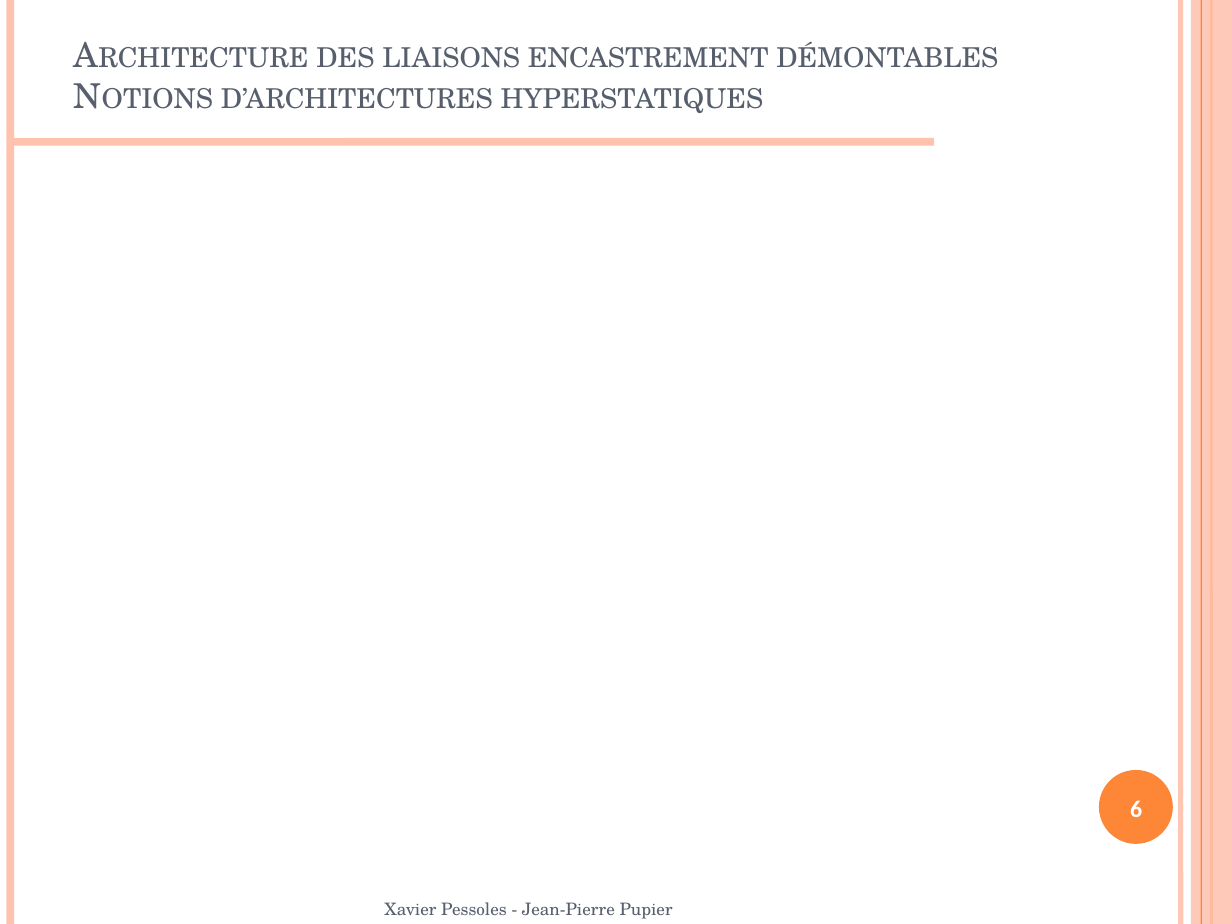
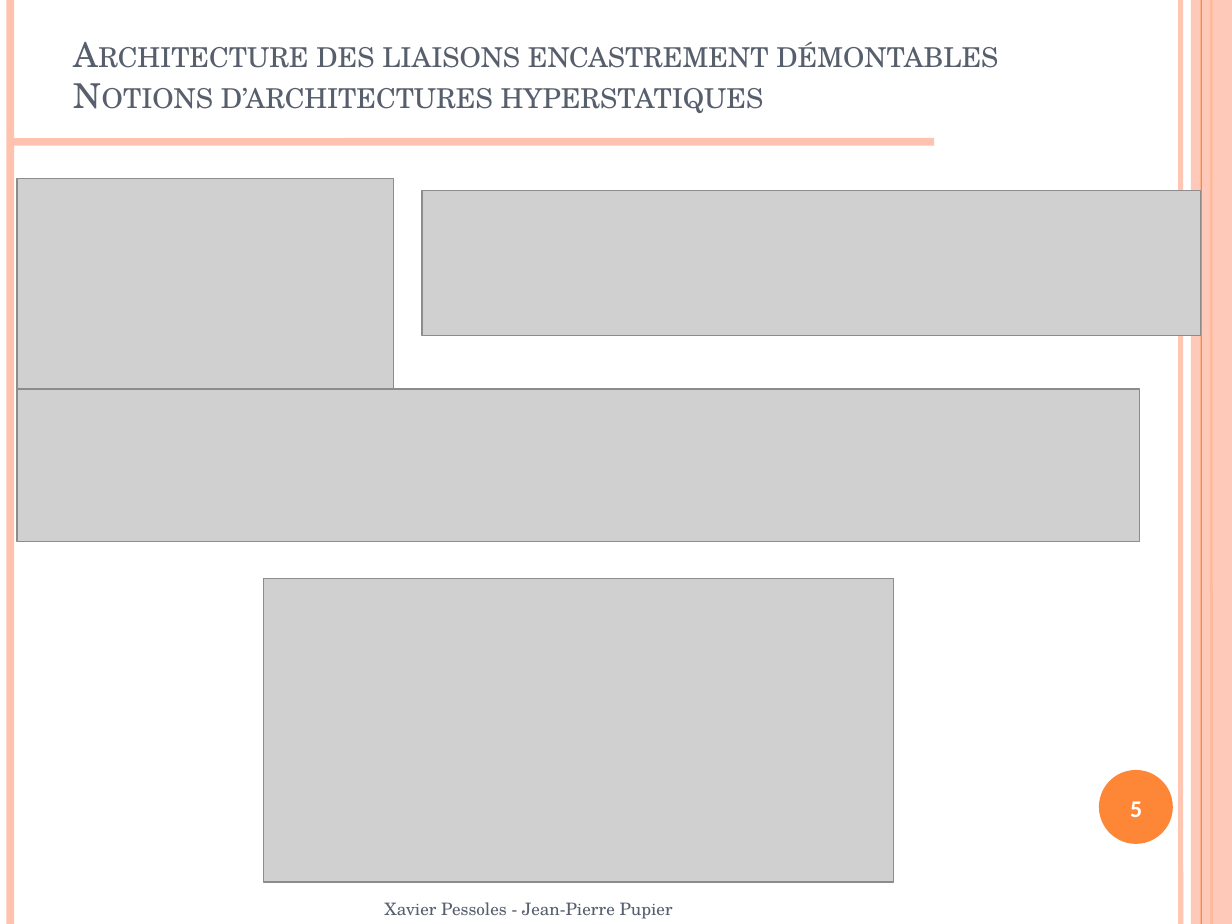
Before and after one commit to xpessoles/07_Etude_Systemes_Mecaniques_Analyser_Concevoir_Realiser, a slide deck: slide 5 of Concevoir/03_LiaisonsEncastrementDemontables/Cours/PPT/07_Cpt_03_LiaisonEncastrement.pptx (slide 6 before the commit). Drawn at 1232x924 pixels with LibreOffice and Linux fonts; fonts in the diff are those of the drawing; grey boxes stand for pictures; background and template pictures are left out. Boxes give left, top, right and bottom in pixels: in the first picture for what was removed or moved away, otherwise in the second. Text is boxed around its words. In the diff, an @@ line names an element or a change of style, - is before the commit and + after.

```diff
--- a/Concevoir/03_LiaisonsEncastrementDemontables/Cours/PPT/07_Cpt_03_LiaisonEncastrement.pptx
+++ b/Concevoir/03_LiaisonsEncastrementDemontables/Cours/PPT/07_Cpt_03_LiaisonEncastrement.pptx
@@ picture added at [17,179,394,389] @@
@@ picture added at [423,191,1201,336] @@
@@ picture added at [17,389,1140,542] @@
@@ picture added at [264,578,893,882] @@
@@ page number at [1130,801,1142,817]: text changed @@
-6
+5
```
Also in this commit, not shown: 19 other slides changed, 9 slides added, 1 slide removed, 1 other file.
